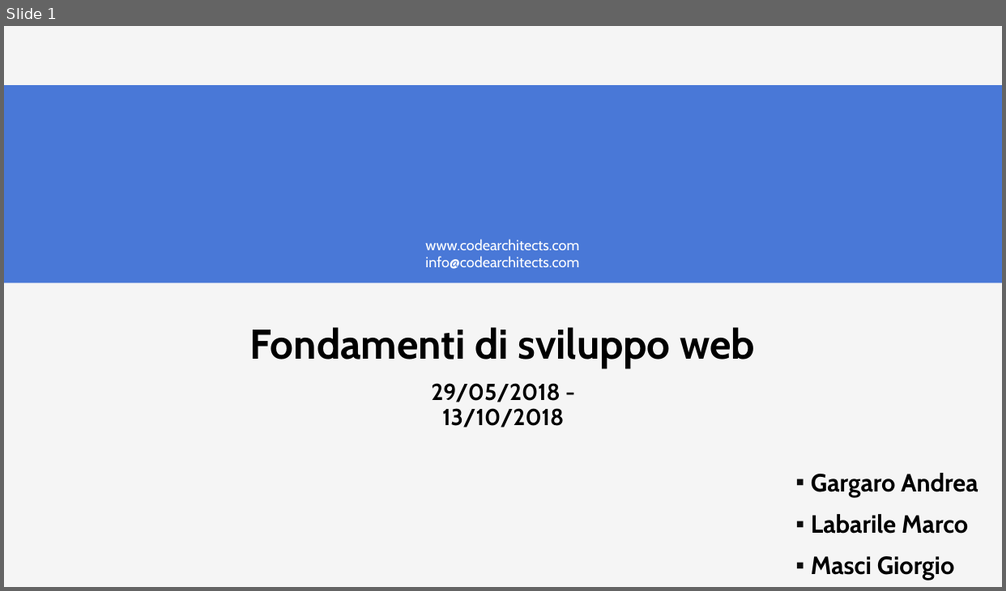
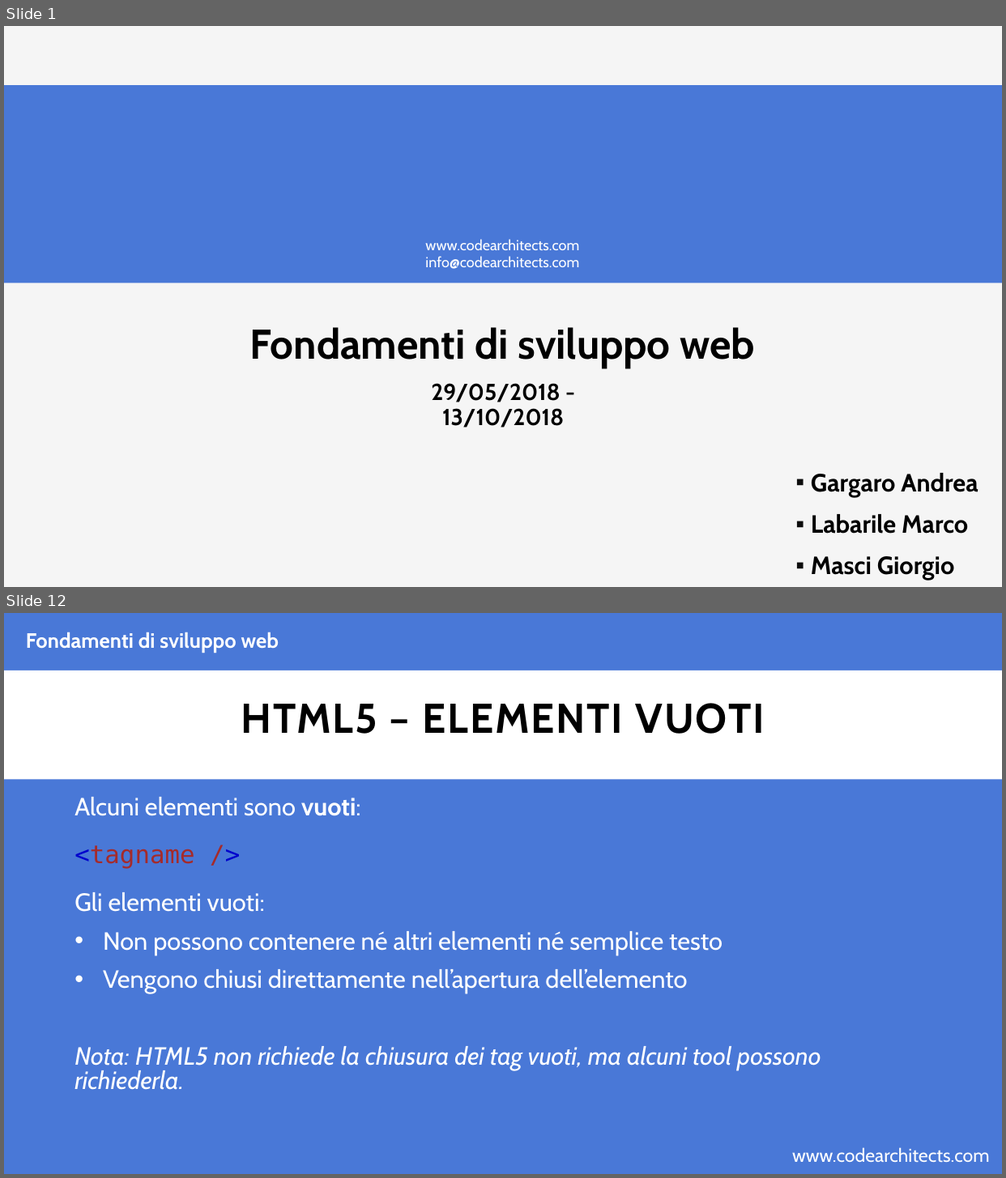
Before and after one commit to CodeArchitectsTraining/fondamenti-sviluppo-web-29052018, a slide deck: slides/html.pptx. Shown one above the other, each under a label of ours: slide 1 before the commit, slides 1 and 12 after it; the slides between them are not shown. The pictures are 1006x591 and 1006x1178 pixels, drawn with LibreOffice and Linux fonts; fonts in the diff are those of the drawing; background and template pictures are left out. Boxes give left, top, right and bottom in pixels: in the first picture for what was removed or moved away, otherwise in the second. Text is boxed around its words. In the diff, an @@ line names an element or a change of style, - is before the commit and + after.

Commit message:
adding html slides

```diff
--- a/slides/html.pptx
+++ b/slides/html.pptx
@@ slide 12 added at (4,613,1002,1174), background #4978D7 @@
@@ text added at (26,632,279,652), 20 pt, text #FFFFFF, bold @@
+Fondamenti di sviluppo web
@@ rectangle added at (4,671,1002,780), fill #FFFFFF @@
@@ title added at (241,703,765,734), 40 pt, text #000000, bold @@
+HTML5 – ELEMENTI VUOTI
@@ text added at (74,797,820,1090), 24 pt, text #FFFFFF @@
+Alcuni elementi sono vuoti:
+<tagname />
+Gli elementi vuoti:
+• Non possono contenere né altri elementi né semplice testo
+• Vengono chiusi direttamente nell’apertura dell’elemento
+Nota: HTML5 non richiede la chiusura dei tag vuoti, ma alcuni tool possono richiederla.
@@ text added at (792,1148,990,1163), 18 pt, text #FFFFFF @@
+www.codearchitects.com
```
Also in this commit, not shown: 4 slides changed, 26 other slides added, 1 slide removed, 2 other files.
